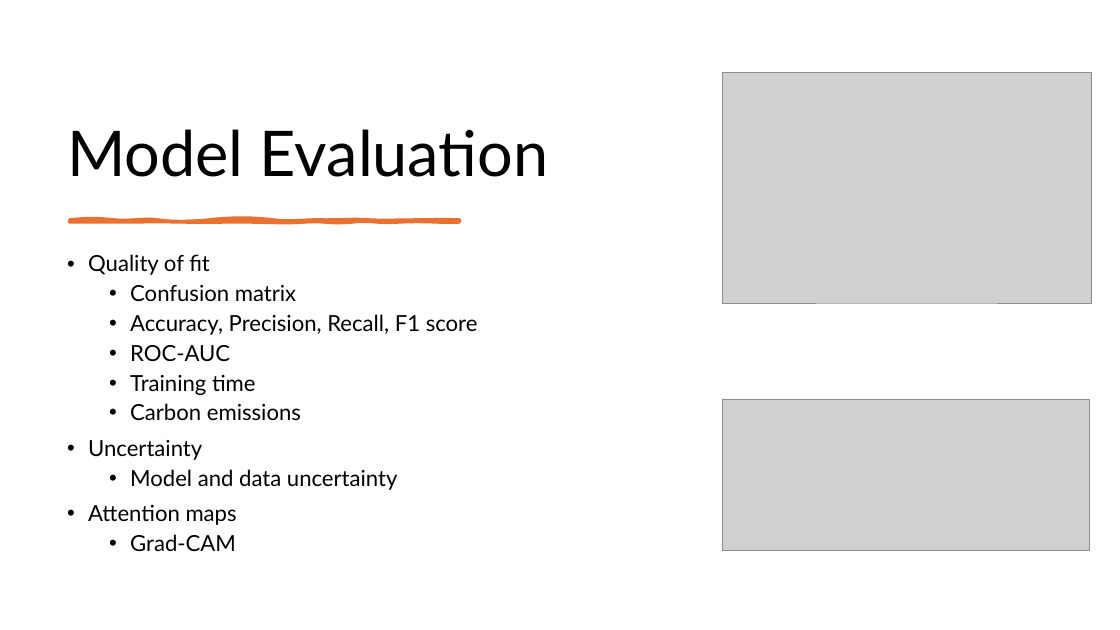
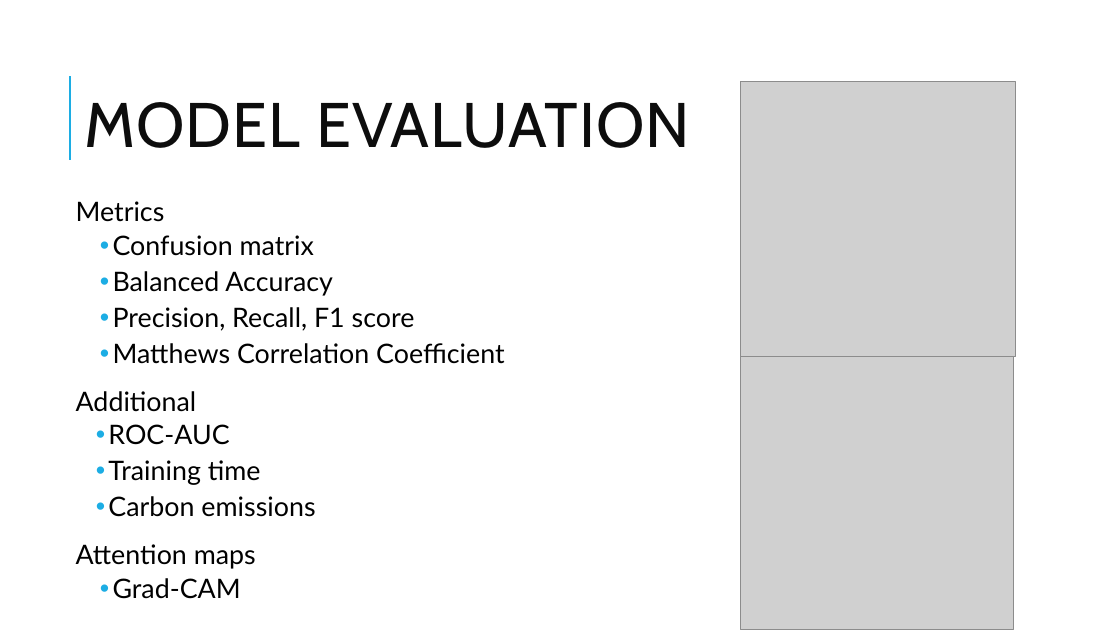
Before and after one commit to TheLaughingDuck/Master_Thesis, a slide deck: slide 13 of thesis_proposal_presentation.pptx (slide 11 before the commit). Drawn at 1120x630 pixels with LibreOffice and Linux fonts; fonts in the diff are those of the drawing; grey boxes stand for pictures. Boxes give left, top, right and bottom in pixels: in the first picture for what was removed or moved away, otherwise in the second. Text is boxed around its words. In the diff, an @@ line names an element or a change of style, - is before the commit and + after.

```diff
--- a/thesis_proposal_presentation.pptx
+++ b/thesis_proposal_presentation.pptx
@@ line added from (70, 160) to (70, 76), #1CADE4 1.5 pt @@
@@ picture: place and size @@
-picture at box(723, 72, 1091, 302)
+picture at box(740, 82, 1015, 356)
@@ title at box(84, 102, 690, 148): text changed; font Lato to Cabin; text colour #000000 to #0D0D0D @@
-Model Evaluation
+MODEL EVALUATION
@@ text "Metrics": place and size @@
-text "Metrics" at box(88, 254, 478, 551)
+text "Metrics" at box(76, 201, 505, 599)
@@ text at box(76, 201, 165, 222): text changed; size 19 to 23 pt @@
-• Quality of fit
+  Metrics
@@ freeform shape removed at box(70, 220, 460, 222) @@
@@ text at box(76, 235, 315, 599): size 19 to 23 pt in "Confusion matrix", "ROC-AUC", "Training time", "Carbon emissions" and 2 more places; indent changed; more space between paragraphs; list level 2 to 3 in "ROC-AUC"; list level 2 to 3 in "Training time"; list level 2 to 3 in "Carbon emissions"; bullet • to   @@
@@ text at box(76, 271, 505, 412): text changed; size 19 to 23 pt @@
-  • Accuracy, Precision, Recall, F1 score
+  • Balanced Accuracy
+  • Precision, Recall, F1 score
+  • Matthews Correlation Coefficient
+  Additional
@@ picture added at box(740, 356, 1013, 629) @@
@@ picture removed at box(723, 399, 1090, 550) @@
@@ text at box(88, 440, 397, 490): paragraphs removed @@
-• Uncertainty
-  • Model and data uncertainty
```
Also in this commit, not shown: 4 other slides changed, 11 slides added, 8 slides removed.
